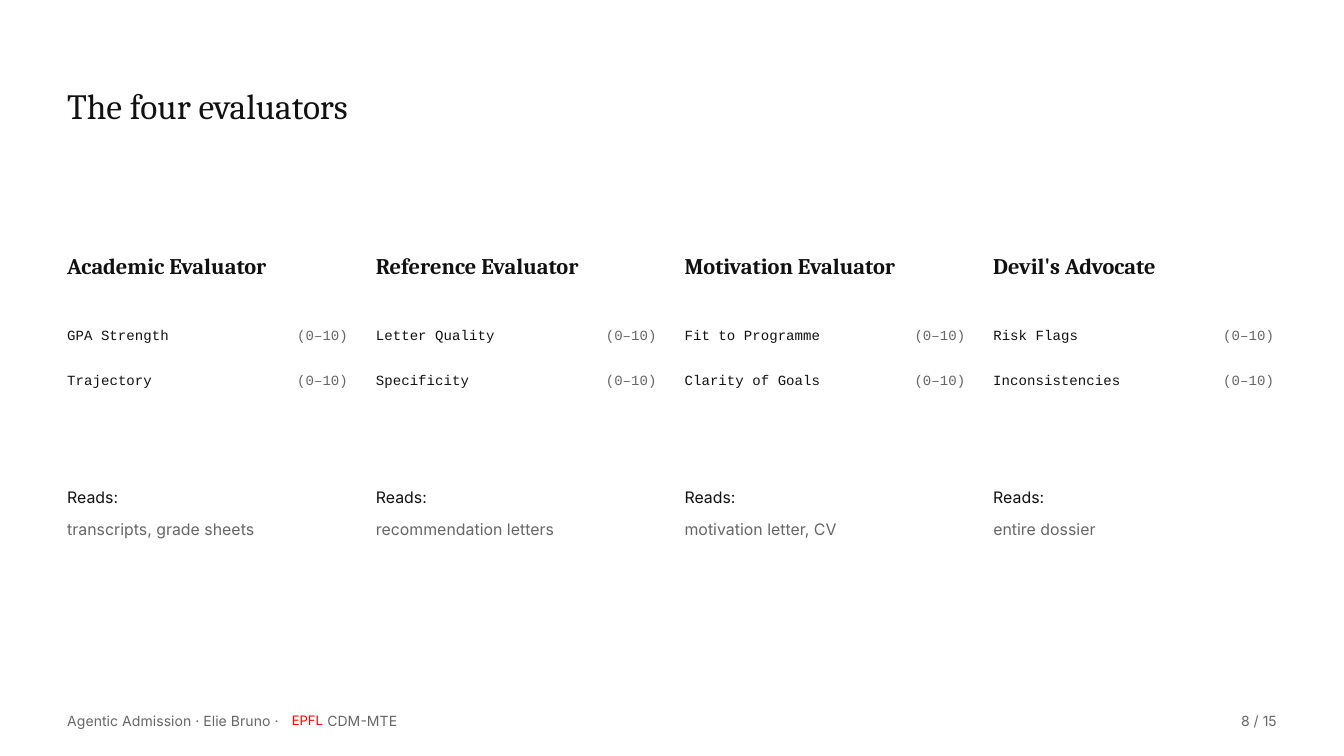
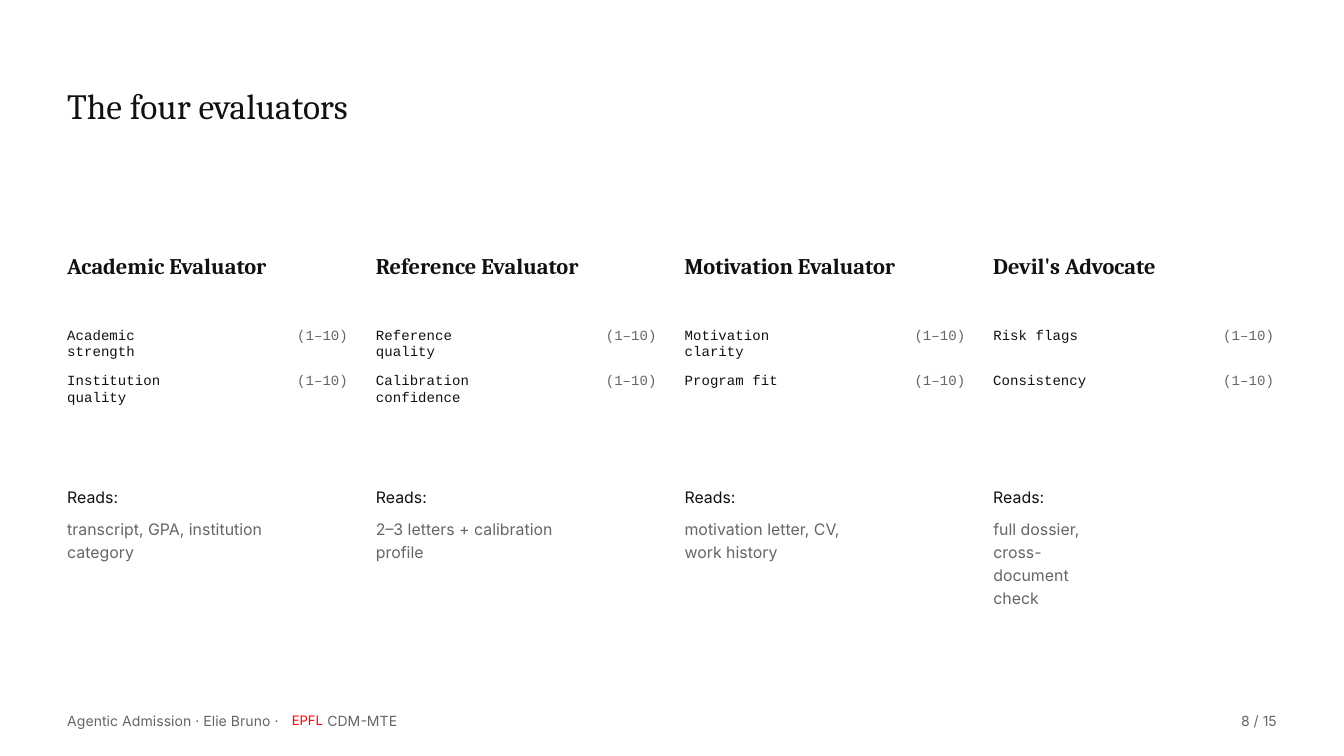
Before and after one commit to eliemada/agentic-admission, a slide deck: slide 8 of reports/final_presentation.pptx. Drawn at 1344x756 pixels with LibreOffice and Linux fonts; fonts in the diff are those of the drawing; background and template pictures are left out. Boxes give left, top, right and bottom in pixels: in the first picture for what was removed or moved away, otherwise in the second. Text is boxed around its words. In the diff, an @@ line names an element or a change of style, - is before the commit and + after.

```diff
--- a/reports/final_presentation.pptx
+++ b/reports/final_presentation.pptx
@@ text at bbox=[67, 330, 135, 359]: text changed @@
-GPA Strength
+Academic strength
@@ text at bbox=[297, 330, 348, 343]: text changed @@
-(0–10)
+(1–10)
@@ text at bbox=[376, 330, 452, 359]: text changed @@
-Letter Quality
+Reference quality
@@ text at bbox=[606, 330, 657, 343]: text changed @@
-(0–10)
+(1–10)
@@ text at bbox=[685, 330, 770, 359]: text changed @@
-Fit to Programme
+Motivation clarity
@@ text at bbox=[915, 330, 966, 343]: text changed @@
-(0–10)
+(1–10)
@@ text at bbox=[993, 330, 1078, 343]: text changed @@
-Risk Flags
+Risk flags
@@ text at bbox=[1223, 330, 1274, 343]: text changed @@
-(0–10)
+(1–10)
@@ text at bbox=[67, 375, 160, 405]: text changed @@
-Trajectory
+Institution
+quality
@@ text at bbox=[297, 375, 348, 388]: text changed @@
-(0–10)
+(1–10)
@@ text at bbox=[376, 375, 469, 402]: text changed @@
-Specificity
+Calibration confidence
@@ text at bbox=[606, 375, 657, 388]: text changed @@
-(0–10)
+(1–10)
@@ text at bbox=[685, 375, 777, 388]: text changed @@
-Clarity of Goals
+Program fit
@@ text at bbox=[915, 375, 966, 388]: text changed @@
-(0–10)
+(1–10)
@@ text at bbox=[993, 375, 1086, 388]: text changed @@
-Inconsistencies
+Consistency
@@ text at bbox=[1223, 375, 1274, 388]: text changed @@
-(0–10)
+(1–10)
@@ text at bbox=[67, 523, 262, 562]: text changed @@
-transcripts, grade sheets
+transcript, GPA, institution category
@@ text at bbox=[376, 523, 552, 561]: text changed @@
-recommendation letters
+2–3 letters + calibration profile
@@ text at bbox=[685, 523, 840, 561]: text changed @@
-motivation letter, CV
+motivation letter, CV, work history
@@ text at bbox=[993, 523, 1080, 604]: text changed @@
-entire dossier
+full dossier, cross-document check
```
Also in this commit, not shown: 3 other slides changed, 6 other files.
